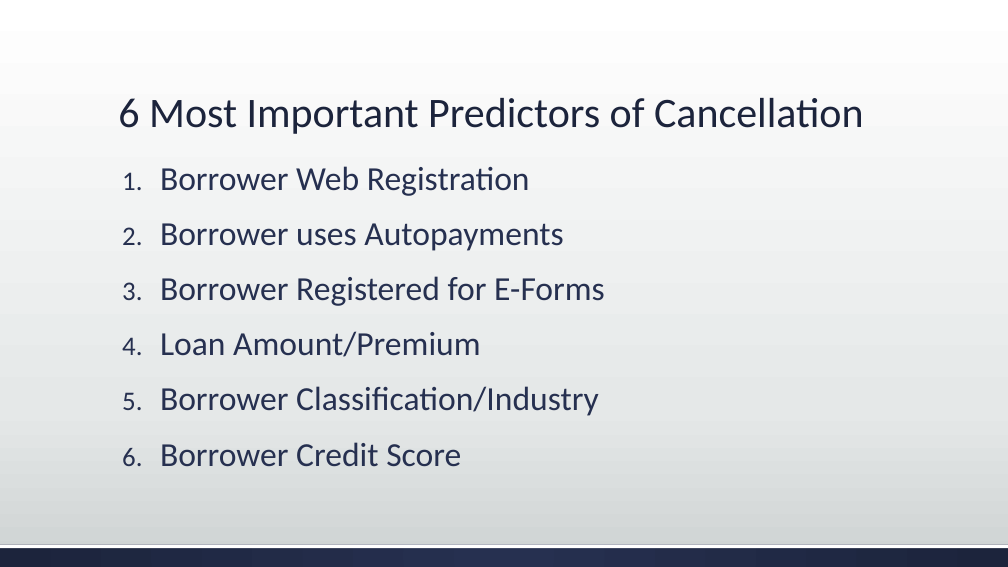
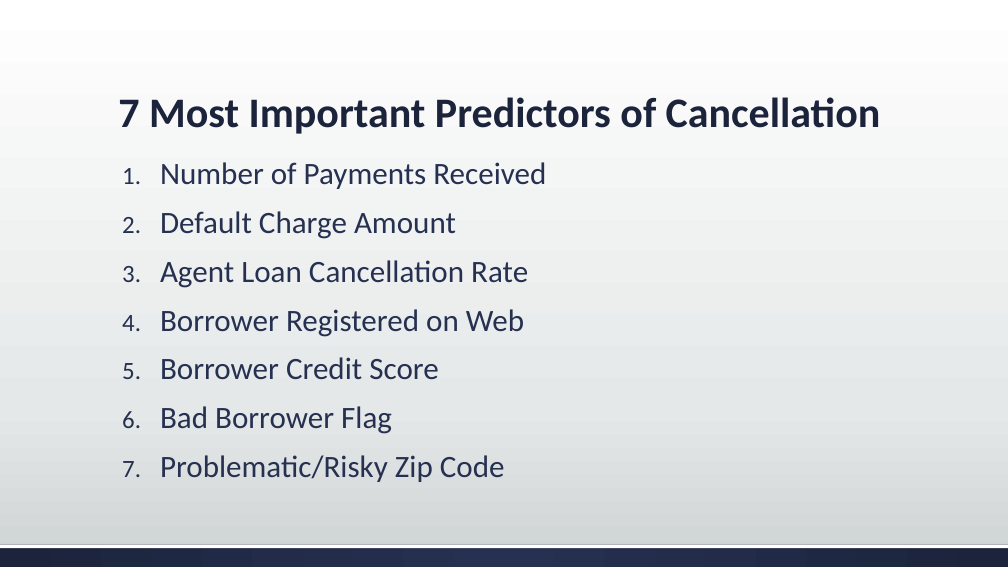
Before and after one commit to ericvan1325/IPFS-Analytics-Competiton, a slide deck: slide 19 of IPFS Analytics.pptx (slide 6 before the commit). Drawn at 1008x567 pixels with LibreOffice and Linux fonts; fonts in the diff are those of the drawing. Boxes give left, top, right and bottom in pixels: in the first picture for what was removed or moved away, otherwise in the second. Text is boxed around its words. In the diff, an @@ line names an element or a change of style, - is before the commit and + after.

```diff
--- a/IPFS Analytics.pptx
+++ b/IPFS Analytics.pptx
@@ title at box(118, 97, 881, 134): text changed; bold on @@
-6 Most Important Predictors of Cancellation
+7 Most Important Predictors of Cancellation
@@ text at box(160, 162, 546, 337): text changed; size 32 to 29.6 pt @@
-1. Borrower Web Registration
-2. Borrower uses Autopayments
-3. Borrower Registered for E-Forms
-4. Loan Amount/Premium
-5. Borrower Classification/Industry
+1. Number of Payments Received
+2. Default Charge Amount
+3. Agent Loan Cancellation Rate
+4. Borrower Registered on Web
@@ text at box(160, 357, 438, 379): size 32 to 29.6 pt in "Borrower Credit Score"; line spacing 0.9 to 0.8 @@
@@ text at box(160, 406, 505, 482): paragraphs added @@
+6. Bad Borrower Flag
+7. Problematic/Risky Zip Code
```
Also in this commit, not shown: 10 other slides changed, 23 slides added, 6 slides removed.
